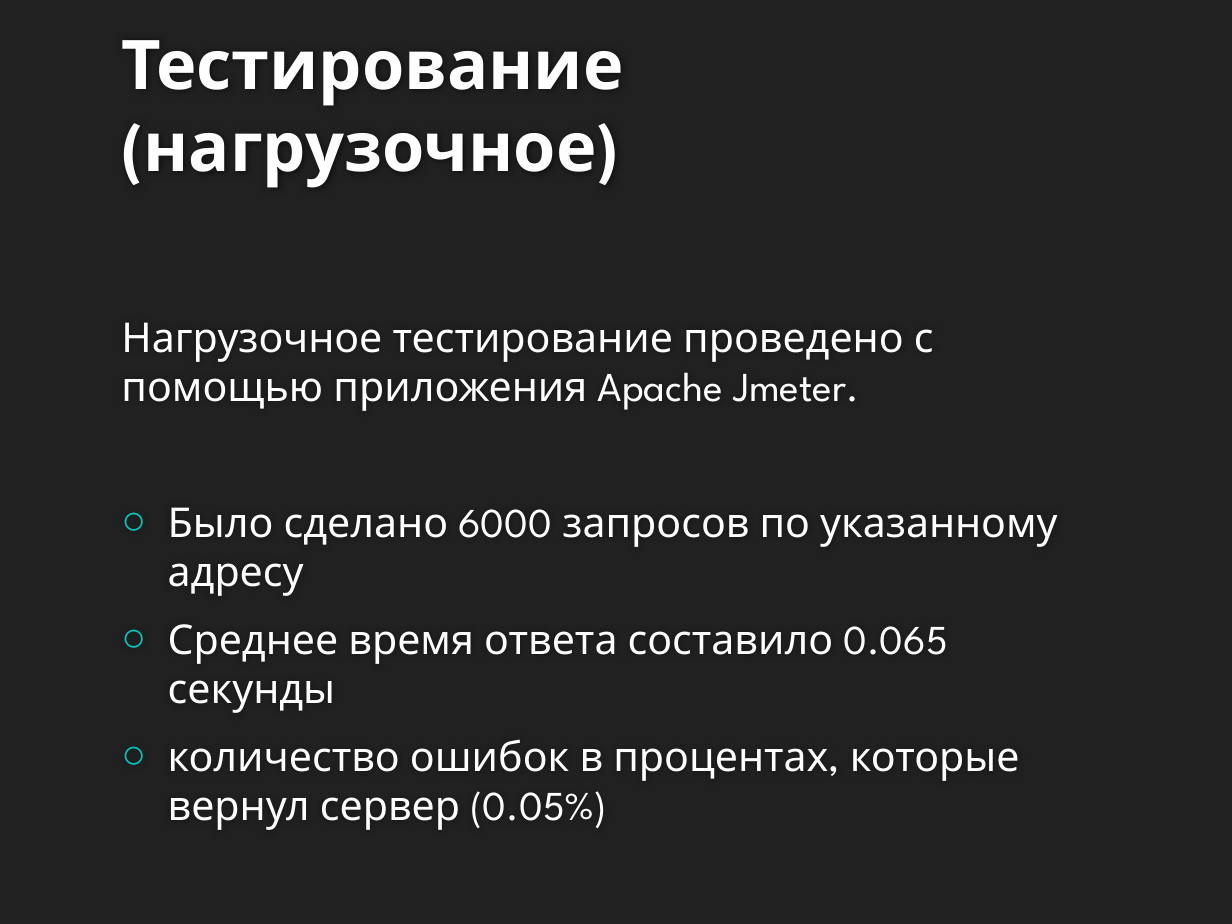
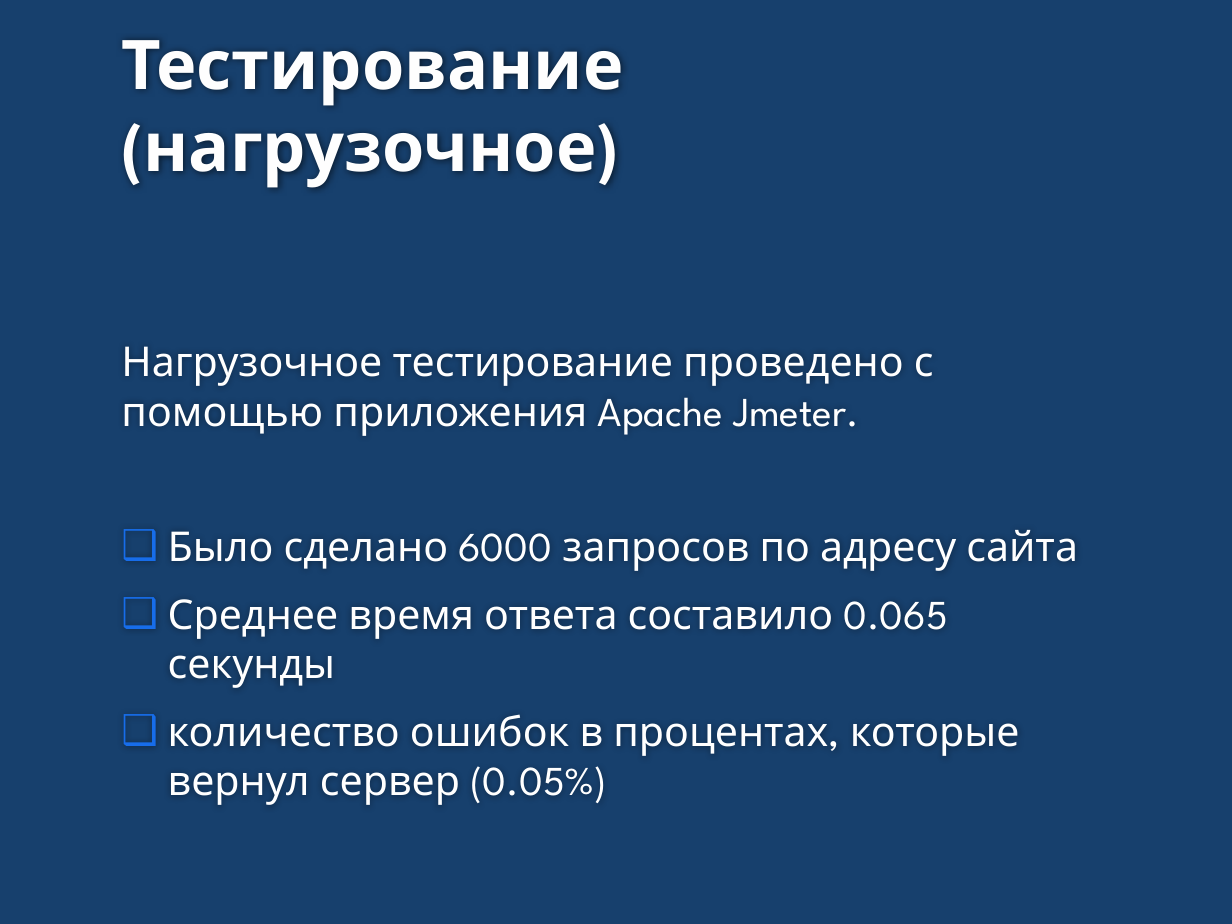
Before and after one commit to SerPan23/celevik, a slide deck: slide 10 of презентация.pptx (slide 9 before the commit). Drawn at 1232x924 pixels with LibreOffice and Linux fonts; fonts in the diff are those of the drawing; background and template pictures are left out. Boxes give left, top, right and bottom in pixels: in the first picture for what was removed or moved away, otherwise in the second. Text is boxed around its words. In the diff, an @@ line names an element or a change of style, - is before the commit and + after.

```diff
--- a/презентация.pptx
+++ b/презентация.pptx
@@ background #212121 to #17406D @@
@@ text at (168,530,1078,571): text changed @@
-○ Было сделано 6000 запросов по указанному адресу
+❑ Было сделано 6000 запросов по адресу сайта
@@ text at (168,599,1020,805): bullet ○ to ❑; bullet colour #00C6BB to #176DEA @@
```
Also in this commit, not shown: 10 other slides changed, 1 slide added, 4 other files.
